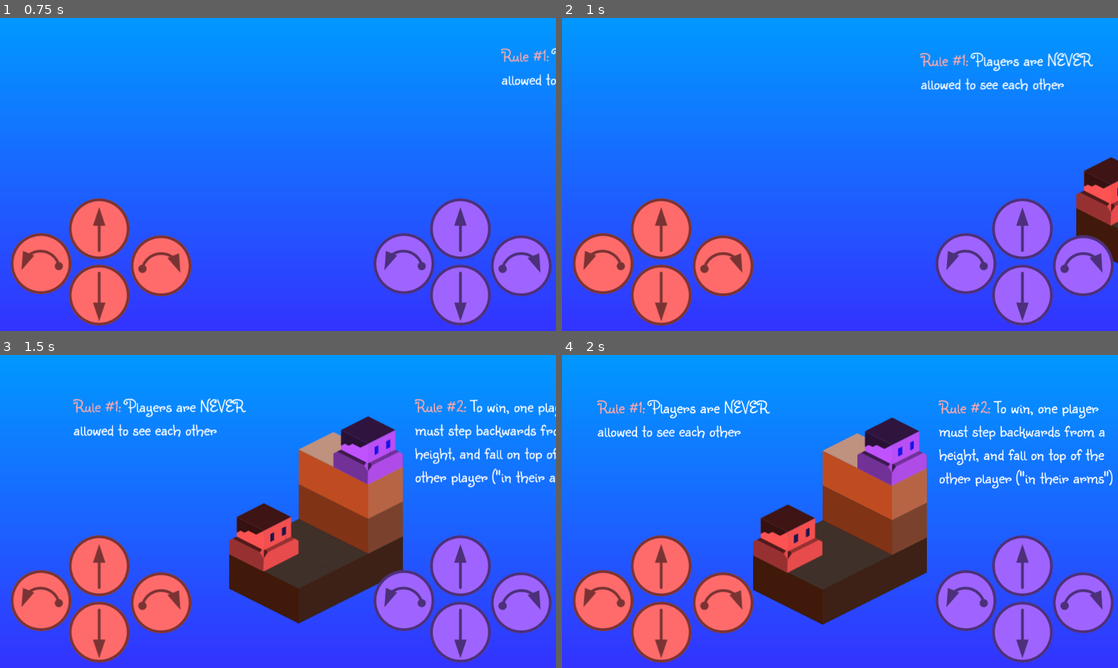
Above: before the commit, frames 1-4 (two rows, left to right).
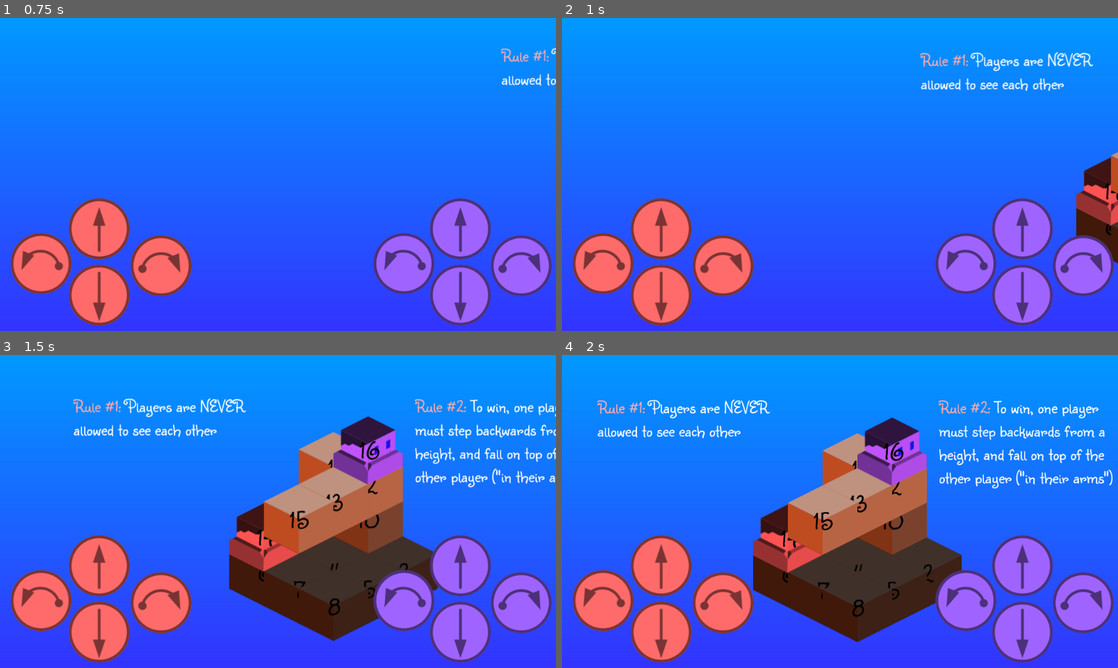
Above: after the commit, the same moments.

Repository: Pandaqi/Into-My-Arms
Game: Godot game, scene res://MainMenu.tscn
Same seed, same stepped clock (60 frames per second), same inputs: the game is played once before the commit and once after it.
Inputs (mouse positions are in pixels of both pictures, inside the frame that each line leads up to):
- Up to frame 1 (0.75 s): click (278, 174) at 0.5 s
- Up to frame 2 (1 s): no input
- Up to frame 3 (1.5 s): no input
- Up to frame 4 (2 s): no input

Frame 1 is identical in both runs. In frame 2, 0.2% of the frame differs, in the area x 97-100%, y 42-70%; in frame 3, 5.6%; in frame 4, 6.4%, in the area x 39-72%, y 27-92%.

Commit message:
Finally found the perfect isometric sorting algorithm!
Implemented the algorithm (wasted an hour finding a very stupid typo that ruined everything), now everything always looks great.

Also fixed a few UI problems and optimized the code. (Might need that in the long run if I want the game playable on old smartphones.)

Diff:
--- a/Levels/LevelSkeleton.tscn
+++ b/Levels/LevelSkeleton.tscn
@@ -61,7 +61,7 @@
 cell_tile_origin = 1
 cell_y_sort = true
 format = 1
-tile_data = PoolIntArray( 65538, 0, 0, 65539, 0, 0, 131074, 0, 0, 131075, 0, 0, 196610, 0, 0, 196611, 0, 0 )
+tile_data = PoolIntArray( 65538, 0, 0, 65539, 0, 0, 65540, 0, 0, 131074, 0, 0, 131075, 0, 0, 131076, 0, 0, 196610, 0, 0, 196611, 0, 0, 196612, 0, 0 )
 
 [node name="Level1" type="TileMap" parent="." groups=[
 "TileMaps",
@@ -88,7 +88,7 @@
 cell_tile_origin = 1
 cell_y_sort = true
 format = 1
-tile_data = PoolIntArray( -65536, 0, 0, -65535, 0, 0 )
+tile_data = PoolIntArray( -65536, 0, 0, -65535, 0, 0, 1, 0, 0, 65537, 0, 0 )
 
 [node name="Level3" type="TileMap" parent="." groups=[
 "TileMaps",
@@ -102,7 +102,7 @@
 
 [node name="Player2" parent="Level3" instance=ExtResource( 2 )]
 modulate = Color( 0.756863, 0.32549, 1, 1 )
-position = Vector2( 128.833, -34.7928 )
+position = Vector2( 129.651, -28.2498 )
 PLAYER_NUM = 1
 
 [node name="EmptyTilemap" type="TileMap" parent="."]
--- a/MainMenu.tscn
+++ b/MainMenu.tscn
@@ -17,6 +17,7 @@
 script = ExtResource( 4 )
 
 [node name="ScaleManager" parent="." instance=ExtResource( 7 )]
+in_level = false
 
 [node name="Background" type="CanvasLayer" parent="."]
 layer = -5
@@ -104,9 +105,9 @@
 "ResizableNodes",
 ]]
 margin_left = 35.0
-margin_top = 13.0
+margin_top = 14.0
 margin_right = 91.0
-margin_bottom = 69.0
+margin_bottom = 70.0
 rect_min_size = Vector2( 56, 56 )
 
 [node name="Sprite" type="Sprite" parent="Play/Control/VBoxContainer/HBoxContainer/CenterContainer/Settings"]
@@ -135,9 +136,9 @@
 "ResizableNodes",
 ]]
 margin_left = 35.0
-margin_top = 13.0
+margin_top = 14.0
 margin_right = 91.0
-margin_bottom = 69.0
+margin_bottom = 70.0
 rect_min_size = Vector2( 56, 56 )
 
 [node name="Sprite" type="Sprite" parent="Play/Control/VBoxContainer/HBoxContainer/CenterContainer2/Quit"]
--- a/Player.tscn
+++ b/Player.tscn
@@ -7,6 +7,7 @@
 [ext_resource path="res://Textures/seeing_each_other.png" type="Texture" id=5]
 [ext_resource path="res://Textures/player_eyes.png" type="Texture" id=6]
 [ext_resource path="res://Animations/Player Blink.tres" type="Animation" id=7]
+[ext_resource path="res://Fonts/BasicFont48.tres" type="DynamicFont" id=8]
 
 [node name="Player" type="Sprite" groups=[
 "Obstacles",
@@ -42,4 +43,17 @@
 position = Vector2( 26, -36 )
 texture = ExtResource( 6 )
 hframes = 2
+
+[node name="DepthLabel" type="Label" parent="."]
+margin_left = -17.4585
+margin_top = -62.1521
+margin_right = 22.5415
+margin_bottom = 0.84787
+custom_fonts/font = ExtResource( 8 )
+custom_colors/font_color = Color( 0, 0, 0, 1 )
+text = "0"
+align = 1
+__meta__ = {
+"_edit_use_anchors_": false
+}
 [connection signal="tween_completed" from="Tween" to="." method="_on_Tween_tween_completed"]
--- a/Scripts/Main.gd
+++ b/Scripts/Main.gd
@@ -6,6 +6,11 @@
 var TILE_DICT = ["TileGround.tscn"]
 var TILE_SCENES = []
 var NUM_LEVELS
+
+var SORT_DEPTH = 0
+var ALL_SPRITES = []
+
+var update_depth_sort = false
 
 # Converts vector3 to a string-version that is better for dictionaries
 # (Plain vector3s give precision errors)
@@ -34,9 +39,9 @@
 	# which allows very quick and easy access during the level
 	###
 
-	for y in range(NUM_LEVELS):
+	for z in range(NUM_LEVELS):
 		# get all the used cells within this map
-		var cur_tilemap = get_node("Level" + str(y))
+		var cur_tilemap = get_node("Level" + str(z))
 		var used_cells = cur_tilemap.get_used_cells()
 
 		# for each cell ...
@@ -48,24 +53,22 @@
 			var new_block = TILE_SCENES[cell_type].instance()
 			new_block.set_position( cur_tilemap.map_to_world(Vector2(cell.x,cell.y)) + tile_offset )
 
-			# set cell type and block height as metadata
-			new_block.set_meta("cell_type", cell_type)
-			new_block.set_meta("pos_3d", Vector3(cell.x, y, cell.y) )
-
-			# set correct z-index
-			# cell.x and cell.y are coordinates within the isometric map
-			# to convert them to (fake) 3D coordinates, we only need to add the height
-			new_block.z_index = (cell.x + y) + y + (cell.y + y)
+			# set cell type and position
+			new_block.CELL_TYPE = cell_type
+			new_block.TILEMAP_POS = Vector3(cell.x, cell.y, z)
 
 			# modulate this block in accordance with height
-			var height_col_diff = ((y+1.0) / NUM_LEVELS)
+			var height_col_diff = ((z + 1.0) / NUM_LEVELS)
 			new_block.modulate = Color(height_col_diff, height_col_diff, height_col_diff)
 
 			# add block to the world
 			add_child(new_block)
 
+			# save a reference to this block (for depth sorting)
+			ALL_SPRITES.append(new_block)
+
 			# finally, save the object in the grid
-			GRID[v3_to_index(Vector3(cell.x, y, cell.y))] = new_block
+			GRID[v3_to_index(Vector3(cell.x, cell.y, z))] = new_block
 
 	###
 	# Once we have the grid ...
@@ -75,8 +78,17 @@
 	for player in get_tree().get_nodes_in_group("Players"):
 		player.initialize(GRID)
 
-	for y in range(NUM_LEVELS):
-		get_node("Level" + str(y)).queue_free()
+		ALL_SPRITES.append(player)
+
+		print(player.TILEMAP_POS)
+
+	for z in range(NUM_LEVELS):
+		get_node("Level" + str(z)).queue_free()
+
+	###
+	# Once ALL sprites have loaded, perform a single depth sort
+	# to make the first entrance into the level look the proper way
+	perform_depth_sort()
 
 	###
 	# Lastly, pause the tree
@@ -85,6 +97,65 @@
 	# We do NOT use this zooming effect on a level retry, as that would just annoy the player
 	###
 	get_node("PauseScreen").move_camera_start()
+
+# The main script is mostly responsible for depth sorting the world
+func _process(delta):
+	if update_depth_sort:
+		perform_depth_sort()
+		update_depth_sort = false
+
+func perform_depth_sort():
+	# first, check which sprites are behind other sprites
+	var behind_index
+	for s1 in ALL_SPRITES:
+		behind_index = 0
+
+		for s2 in ALL_SPRITES:
+			if s1 != s2:
+				if (s2.x_bounds.x < s1.x_bounds.y and s2.y_bounds.x < s1.y_bounds.y and s2.z_bounds.x < s1.z_bounds.y):
+					s1.sprites_behind[behind_index] = s2
+					behind_index += 1
+
+		s1.sorting_visited = false
+
+	# then reset sort depth to zero
+	# and visit all nodes to create a (topological) graph
+	SORT_DEPTH = 0
+	for s in ALL_SPRITES:
+		visit_node(s)
+
+func visit_node(s):
+	# if this node has NOT been visited yet ...
+	if not s.sorting_visited:
+		# remember now that we visited
+		s.sorting_visited = true
+
+		# loop through sprites behind it
+		var counter = 0
+		for sprite in s.sprites_behind:
+			# if this is null, we've reached the end of the list for this frame
+			if sprite == null:
+				break
+
+			# otherwise, visit them, which recursively sets their depth value
+			# (by the time this function returns, all sprites behind this one have been considered,
+			#  so the sort_depth variable is already at the right value for setting it directly)
+			else:
+				visit_node(sprite)
+				s.sprites_behind[counter] = null
+
+			counter += 1
+
+		# finally, set the current depth value for this tile
+		# NOTE: because we set z_index directly,
+		# we don't need to loop through the tiles again to sort them visually
+		#  => Godot handles this for us
+		s.z_index = SORT_DEPTH
+
+		s.get_node("DepthLabel").set_text(str(SORT_DEPTH))
+
+		SORT_DEPTH += 1
+
 
 func end_level(did_we_win, pos, obj):
 	# transform position to CanvasLayer position
--- a/Scripts/MainMenu.gd
+++ b/Scripts/MainMenu.gd
@@ -4,10 +4,11 @@
 onready var cur_active_screen = $Play
 
 func _ready():
+	pass
 	# check the save file => creates one if needed
 
 	# start fullscreen
-	OS.window_fullscreen = true
+	#OS.window_fullscreen = true
 
 func _on_Play_pressed():
 	# Switch to current level ( = latest level we unlocked)
--- a/Scripts/PauseScreen.gd
+++ b/Scripts/PauseScreen.gd
@@ -49,17 +49,17 @@
 	# (more efficient for checking if a tile is below them => might make this even more general though)
 	var player_pos_below = []
 	for player in get_tree().get_nodes_in_group("Players"):
-		player_pos_below.append( Vector3(player.TILEMAP_POS.x + 1, player.CUR_HEIGHT - 1, player.TILEMAP_POS.y + 1) )
+		player_pos_below.append( player.TILEMAP_POS + Vector3(1, 1, -1) )
 
 	# loop through all level tiles
 	for tile in get_tree().get_nodes_in_group("LevelTiles"):
 		# check if player is standing on top of this
-		var pos_3d = tile.get_meta("pos_3d")
+		var pos_3d = tile.TILEMAP_POS
 		if pos_3d == player_pos_below[0] or pos_3d == player_pos_below[1]:
 			continue
 
 		# get their HEIGHT
-		var temp_height = pos_3d.y
+		var temp_height = pos_3d.z
 
 		# make it fall down, but DELAY it based on height
 		# also add some randomness to the delay (otherwise tiles fall down as one giant block)
--- a/Scripts/Player.gd
+++ b/Scripts/Player.gd
@@ -1,4 +1,4 @@
-extends Sprite
+extends "res://Scripts/TileMain.gd"
 
 ###
 # INTERESTING LINKS
@@ -18,9 +18,6 @@
 # Keep track of our current ROTATION ( = forward facing direction)
 # Also keep track of our current POSITION
 var FORWARD_DIR = 0
-var TILEMAP_POS = Vector3.ZERO
-var CUR_HEIGHT = 1
-
 var GRID
 
 export (int) var PLAYER_NUM = 0
@@ -54,17 +51,16 @@
 	tilemap = get_parent()
 
 	# initialize tilemap_pos
-	TILEMAP_POS = tilemap.world_to_map( get_position() )
+	var temp_pos = tilemap.world_to_map( get_position() )
+	TILEMAP_POS.x = temp_pos.x
+	TILEMAP_POS.y = temp_pos.y
 
 	# and snap it to the position we found
-	set_position( tilemap.map_to_world(TILEMAP_POS) + player_offset )
+	set_position( tilemap.map_to_world(Vector2(TILEMAP_POS.x, TILEMAP_POS.y)) + player_offset )
 
 	# grab height from our tilemap
 	# tilemaps are named "LevelX" => we only want the X, parsed as an int
-	CUR_HEIGHT = int( tilemap.get_name().substr(5,1) )
-
-	print(TILEMAP_POS)
-	print(CUR_HEIGHT)
+	TILEMAP_POS.z = int( tilemap.get_name().substr(5,1) )
 
 	# intialize a faster speed for animations
 	$AnimationPlayer.set_speed_scale(2.0)
@@ -81,6 +77,9 @@
 	blink_timer.set_one_shot(false)
 	blink_timer.set_wait_time(rand_range(3,8))
 	blink_timer.start()
+
+	# call our parent ready function ("TileMain.gd")
+	._ready()
 
 func initialize(grid):
 	# get root node
@@ -97,36 +96,13 @@
 	tilemap = get_node("/root/Node2D/EmptyTilemap")
 
 	# give ourselves the right metadata
-	set_meta("cell_type", -(PLAYER_NUM+1) )
+	CELL_TYPE = -(PLAYER_NUM+1)
 
 	# and keep a reference to the main grid for the game
 	GRID = grid
 
 	# save ourselves into the general GRID variable
-	update_position_in_grid(Vector3(TILEMAP_POS.x, CUR_HEIGHT, TILEMAP_POS.y))
-
-	# and set the correct z_index value
-	update_z_index()
-
-func update_z_index():
-	var pos_3d = Vector3(TILEMAP_POS.x, CUR_HEIGHT, TILEMAP_POS.y)
-
-	print(int(PLAYER_NUM), " -> ", pos_3d)
-
-#	# to deal with rounding errors in TILEMAP_POS
-#	if (abs(pos_3d.x - round(pos_3d.x)) < 0.1):
-#		pos_3d.x = round(pos_3d.x)
-#
-#	if (abs(pos_3d.z - round(pos_3d.z)) < 0.1):
-#		pos_3d.z = round(pos_3d.z)
-
-	# NOTE: By rounding/ceiling the Z here, moving in FRONT of stuff looks great, but moving behind stuff is weird
-	# Essentially, I need a way to differentiate between these situations?
-	# TO DO: See if I can convert isometric to 3D coordinates within tilemap, so things should just work
-	z_index = round(pos_3d.x + 3*pos_3d.y + pos_3d.z)
-#
-#	if is_moving:
-#		z_index += 1.0
+	update_position_in_grid(TILEMAP_POS)
 
 func update_position_in_grid(new_position, old_position = null):
 	# remove ourselves from the OLD position
@@ -146,30 +122,23 @@
 	blink_timer.set_wait_time(rand_range(3,8))
 
 func _process(delta):
-	# check what this player can see
-	# (if we can see the other player, it's GAME OVER)
-	determine_fov()
-
-	# if we're moving ...
-	if is_moving:
-		# update player index (based on position) to get correct depth perception
-		update_z_index()
-
-	# only consider other movements (forward/backward/gravity) if we're not moving
-	else:
+	# if we're NOT moving ...
+	if not is_moving:
+		# check what this player can see
+		# (if we can see the other player, it's GAME OVER)
+		determine_fov()
 
 		# check if we should fall down because of gravity
-		var pos_3d_below = Vector3(TILEMAP_POS.x + 1, CUR_HEIGHT - 1, TILEMAP_POS.y + 1)
+		var pos_3d_below = TILEMAP_POS + Vector3(1,1,-1)
 		var apply_gravity = true
 
 		# if there is SOMETHING below us, disable the gravity for this tick
 		if GRID.has(v3_to_index(pos_3d_below)):
-
 			# check if it's the other player!
 			# if we satisfied the "leap of faith" win condition, we win!
 			var val_below = GRID[v3_to_index(pos_3d_below)]
 			var other_player = (PLAYER_NUM + 1) % 2
-			if val_below.get_meta("cell_type") == -(other_player+1):
+			if val_below.CELL_TYPE == -(other_player+1):
 				if last_move_backward and fall_counter >= 1:
 					# hide this sprite
 					self.hide()
@@ -187,6 +156,12 @@
 
 		if apply_gravity:
 			move_down()
+	else:
+		# update our bounds, if we're moving
+		update_bounds()
+
+		# tell main node we're moving
+		get_node("/root/Node2D").update_depth_sort = true
 
 func check_blocking_objects():
 	for obj in previous_blocking_objects:
@@ -197,7 +172,7 @@
 	# an object can only block player view if it's at these positions (always  at CUR_HEIGHT+1
 	var block_positions = [Vector2(0,-1), Vector2(-1,0), Vector2(0,0)]
 	for pos in block_positions:
-		var cell = Vector3(TILEMAP_POS.x + pos.x, CUR_HEIGHT+1, TILEMAP_POS.y + pos.y)
+		var cell = TILEMAP_POS + Vector3(pos.x, pos.y, 1)
 
 		# if this object exists ...
 		if GRID.has(v3_to_index(cell)):
@@ -218,14 +193,14 @@
 	var step_counter = 1
 
 	while not found_something:
-		var next_cell = Vector3(round(TILEMAP_POS.x) + step_counter * dir.x, round(CUR_HEIGHT), round(TILEMAP_POS.y) + step_counter * dir.y)
+		var next_cell = TILEMAP_POS + step_counter*dir
 
 		if GRID.has(v3_to_index(next_cell)):
 			# if it's the other player, we LOSE
 			var val = GRID[v3_to_index(next_cell)]
 
 			var other_player = (PLAYER_NUM + 1) % 2
-			if val.get_meta("cell_type") == -(other_player+1):
+			if val.CELL_TYPE == -(other_player+1):
 				# I also check if both players aren't moving,
 				# otherwise the check happens too quickly (before you actually see the other player!)
 				if not val.is_moving and not is_moving:
@@ -234,10 +209,10 @@
 
 			# as long as the object we see isn't see ourselves
 			# break out of the loop (and draw view line)
-			elif val.get_meta("cell_type") != -(PLAYER_NUM + 1):
+			elif val.CELL_TYPE != -(PLAYER_NUM + 1):
 				# save that we found something and WHERE we found it
 				found_something = true
-				view_drawer.create_view_line( get_position(), tilemap.map_to_world(Vector2(next_cell.x, next_cell.z)) + Vector2(0,32) )
+				view_drawer.create_view_line( get_position(), tilemap.map_to_world(Vector2(next_cell.x, next_cell.y)) + Vector2(0,32) )
 				break
 
 		if step_counter >= max_steps:
@@ -277,8 +252,6 @@
 		$AnimationPlayer.play_backwards("Rotate Player")
 	else:
 		$AnimationPlayer.play("Rotate Player")
-
-	print($AnimationPlayer.is_playing())
 
 func rotation_finished(arg):
 	# if we found a different forward direction, stop
@@ -312,12 +285,10 @@
 
 func move_down():
 	# if we have a negative height, we're below level bounds, and have thus lost the level
-	if (CUR_HEIGHT - 1) < 0:
+	if (TILEMAP_POS.z - 1) < 0:
 		get_node("/root/Node2D").end_level(false, null, self)
 		return
 
-	print("Moving down?? Player num: ", PLAYER_NUM)
-
 	# increase fall counter
 	fall_counter += 1
 
@@ -326,8 +297,8 @@
 
 	# find corresponding tile in the tilemap => use it to get the position
 	var old_tilemap_position = TILEMAP_POS
-	var new_tilemap_position = TILEMAP_POS + Vector2(1,1)
-	var cell_pos = tilemap.map_to_world(new_tilemap_position) + player_offset
+	var new_tilemap_position = TILEMAP_POS + Vector3(1,1,-1)
+	var cell_pos = tilemap.map_to_world(Vector2(new_tilemap_position.x, new_tilemap_position.y)) + player_offset
 
 	# now create a tween to move to our destination
 	# (the tween object has a signal that's fired when we REACH the destination)
@@ -336,10 +307,7 @@
 								fall_tween_duration, Tween.TRANS_LINEAR, Tween.TRANS_LINEAR)
 
 	TILEMAP_POS = new_tilemap_position
-	CUR_HEIGHT -= 1
-
-	update_position_in_grid(Vector3(TILEMAP_POS.x, CUR_HEIGHT, TILEMAP_POS.y),
-							Vector3(old_tilemap_position.x, CUR_HEIGHT+1, old_tilemap_position.y))
+	update_position_in_grid(new_tilemap_position, old_tilemap_position)
 
 #	tween.interpolate_property(self, "TILEMAP_POS",
 #								null, new_tilemap_position,
@@ -353,13 +321,13 @@
 
 func get_dir_vector():
 	if FORWARD_DIR == 0:
-		return Vector2(1,0)
+		return Vector3(1,0,0)
 	elif FORWARD_DIR == 1:
-		return Vector2(0,1)
+		return Vector3(0,1,0)
 	elif FORWARD_DIR == 2:
-		return Vector2(-1, 0)
+		return Vector3(-1,0,0)
 	elif FORWARD_DIR == 3:
-		return Vector2(0,-1)
+		return Vector3(0,-1,0)
 
 func move_forward(forward):
 	if is_moving or is_rotating:
@@ -379,12 +347,11 @@
 	#  => Check for a tilemap cell in that direction
 	#  => Check for a player in that direction
 	# If not, break out of this function
-	###
-	var wanted_cell = Vector3(temp_pos.x, CUR_HEIGHT, temp_pos.y)
+	##
 
 	# If there's something here, we can't move!
 	# TO DO: Maybe need a more specific check, when there will be things I can pass through??
-	if GRID.has(v3_to_index(wanted_cell)):
+	if GRID.has(v3_to_index(temp_pos)):
 		return
 
 	###
@@ -393,14 +360,13 @@
 
 	#TILEMAP_POS = temp_pos
 
-	update_position_in_grid(Vector3(temp_pos.x, CUR_HEIGHT, temp_pos.y),
-							Vector3(TILEMAP_POS.x, CUR_HEIGHT, TILEMAP_POS.y))
+	update_position_in_grid(temp_pos, TILEMAP_POS)
 
 	# disable moving (while we're moving/playing a tween)
 	is_moving = true
 
 	# find corresponding tile in the tilemap => use it to get the position
-	var cell_pos = tilemap.map_to_world(temp_pos) + player_offset
+	var cell_pos = tilemap.map_to_world(Vector2(temp_pos.x, temp_pos.y)) + player_offset
 
 	# now create a tween to move to our destination
 	# (the tween object has a signal that's fired when we REACH the destination)
@@ -422,11 +388,6 @@
 		# ... reset movement variable
 		is_moving = false
 
-		# do final update to z_index
-		update_z_index()
-
-		print("Player ", str(PLAYER_NUM), " has z_index ", str(z_index))
-
 		# check if there's something blocking the view towards this player
 		check_blocking_objects()
 
@@ -442,6 +403,6 @@
 	var seo = get_node("SeeingEachOther")
 	seo.set_visible(true)
 
-	seo.z_index = TILEMAP_POS.x + (CUR_HEIGHT + 1) * 3.0 + TILEMAP_POS.y
+	#seo.z_index = TILEMAP_POS.x + (CUR_HEIGHT + 1) * 3.0 + TILEMAP_POS.y
 
 	return seo
--- a/Scripts/ScaleManager.gd
+++ b/Scripts/ScaleManager.gd
@@ -1,8 +1,6 @@
 extends Node2D
 
-onready var camera = get_node("/root/Node2D/Camera")
-onready var mobile_controls_1 = get_node("/root/Node2D/GUI/Player1Controls")
-onready var mobile_controls_2 = get_node("/root/Node2D/GUI/Player2Controls")
+export (bool) var in_level = true
 
 func _ready():
 	###
@@ -48,6 +46,15 @@
 	# EXPERIMENT: see if setting zoom to an integer works better for visual effects
 	final_zoom = ceil(final_zoom)
 
+	var camera = null
+	var mobile_controls_1 = null
+	var mobile_controls_2 = null
+
+	if in_level:
+		camera = get_node("/root/Node2D/Camera")
+		mobile_controls_1 = get_node("/root/Node2D/GUI/Player1Controls")
+		mobile_controls_2 = get_node("/root/Node2D/GUI/Player2Controls")
+
 	# if we HAVE a camera, set the zoom
 	if camera != null:
 		camera.set_zoom(Vector2(final_zoom, final_zoom))
@@ -63,7 +70,15 @@
 			var font_size = scale_level * int( node.get_meta("initial_size") )
 			var path = "res://Fonts/BasicFont" + str(font_size) + ".tres"
 
-			print(path)
+			var file_check = File.new()
+			while not file_check.file_exists(path):
+				font_size -= 16
+				path = "res://Fonts/BasicFont" + str(font_size) + ".tres"
+
+				# create hard minimum at 16pt
+				if font_size <= 16:
+					path = "res://Fonts/BasicFont16.tscn"
+					break
 
 			node.add_font_override("font", load(path))
 
--- /dev/null
+++ b/Scripts/TileMain.gd
@@ -0,0 +1,30 @@
+extends Sprite
+
+var TILEMAP_POS = Vector3.ZERO
+var CELL_TYPE = 0
+
+var min_bounds = Vector3(0.5, 0.5, 0.5)
+var max_bounds = Vector3(0.5, 0.5, 0.5)
+
+var x_bounds
+var y_bounds
+var z_bounds
+
+var sprites_behind = []
+var sorting_visited = false
+
+func update_bounds():
+	var height = TILEMAP_POS.z
+
+	x_bounds = Vector2((TILEMAP_POS.x + height) - min_bounds.x, (TILEMAP_POS.x + height) + max_bounds.x)
+	y_bounds = Vector2((TILEMAP_POS.y + height) - min_bounds.y, (TILEMAP_POS.y + height) + max_bounds.y)
+	z_bounds = Vector2(height - min_bounds.z, height + max_bounds.z)
+
+func _ready():
+	# TO DO: Change this to dynamically resize
+	# (Now I just assume there will never be more than 20 sprites behind a tile :p)
+	sprites_behind.resize(20)
+
+	# when tile enters the tree, set the bounds once
+	# (inheriting scripts might also call the function during the game)
+	update_bounds()
--- a/Tiles/TileGround.tscn
+++ b/Tiles/TileGround.tscn
@@ -1,7 +1,9 @@
-[gd_scene load_steps=3 format=2]
+[gd_scene load_steps=5 format=2]
 
 [ext_resource path="res://Textures/tileset.png" type="Texture" id=1]
 [ext_resource path="res://Textures/New_Normal_Map.png" type="Texture" id=2]
+[ext_resource path="res://Scripts/TileMain.gd" type="Script" id=3]
+[ext_resource path="res://Fonts/BasicFont48.tres" type="DynamicFont" id=4]
 
 [node name="Sprite" type="Sprite" groups=[
 "LevelTiles",
@@ -10,3 +12,17 @@
 normal_map = ExtResource( 2 )
 centered = false
 offset = Vector2( -64, -96 )
+script = ExtResource( 3 )
+
+[node name="DepthLabel" type="Label" parent="."]
+margin_left = -32.7631
+margin_top = -62.4251
+margin_right = 36.2369
+margin_bottom = 0.574867
+custom_fonts/font = ExtResource( 4 )
+custom_colors/font_color = Color( 0, 0, 0, 1 )
+text = "0"
+align = 1
+__meta__ = {
+"_edit_use_anchors_": false
+}
Not shown: 3 places in Levels/LevelSkeleton.tscn that only renumber resources
Not shown: 1 places in Player.tscn that only renumber resources
Not shown, added: new depth sorting algorithm.txt
